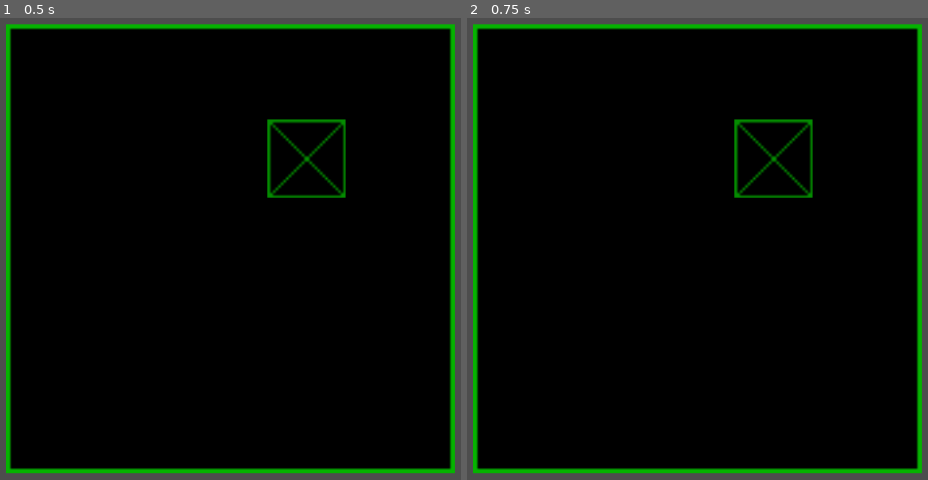
Above: before the commit, frames 1-2 (left to right).
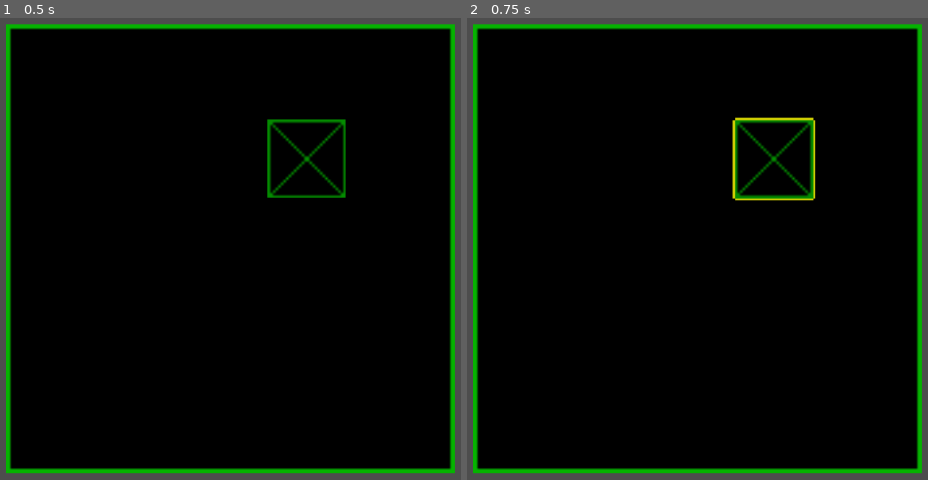
Above: after the commit, the same moments.

Repository: Chayraaa/franken-gamejam
Game: Godot game, scene res://gamemap/main.tscn
The game is run twice, just before and just after one commit, with the same random seed, the same clock (stepped at 60 frames per second) and the same inputs.
Inputs (mouse positions are in pixels of both pictures, inside the frame that each line leads up to):
- Up to frame 1 (0.5 s): no input
- Up to frame 2 (0.75 s): tap Enter (ui_accept) at 0.5 s; move the mouse to (775, 161) at 0.52 s; tap Delete at 0.6 s; click (775, 161) at 0.67 s

Frame 1 is identical in both runs. In frame 2, 0.6% of the frame differs, in the area x 57-76%, y 21-40%.
Error before the commit: Attempt to call function 'set_instance_shader_parameter' in base 'null instance' on a null instance. (res://gamemap/clickable.gd:12)

Commit message:
keinBock

Diff:
--- a/gamemap/clickable.gd
+++ b/gamemap/clickable.gd
@@ -8,10 +8,8 @@
 
 
 func _on_area_2d_mouse_entered() -> void:
-	print("hovered")
-	self.material.set_instance_shader_parameter("width", 1)
+	%Sprite2D.get_material().set_shader_parameter("width", 1)
 
 
 func _on_area_2d_mouse_exited() -> void:
-	print("hovered off")
-	self.set_instance_shader_parameter("width", 0)
+	%Sprite2D.get_material().set_shader_parameter("width", 0)
--- a/gamemap/interactable_2d.tscn
+++ b/gamemap/interactable_2d.tscn
@@ -20,6 +20,7 @@
 script = ExtResource("1_svk2v")
 
 [node name="Sprite2D" type="Sprite2D" parent="." unique_id=2135384288]
+unique_name_in_owner = true
 material = SubResource("ShaderMaterial_d0utv")
 position = Vector2(0, 2.3841858e-07)
 scale = Vector2(2.9333336, 2.9333336)
